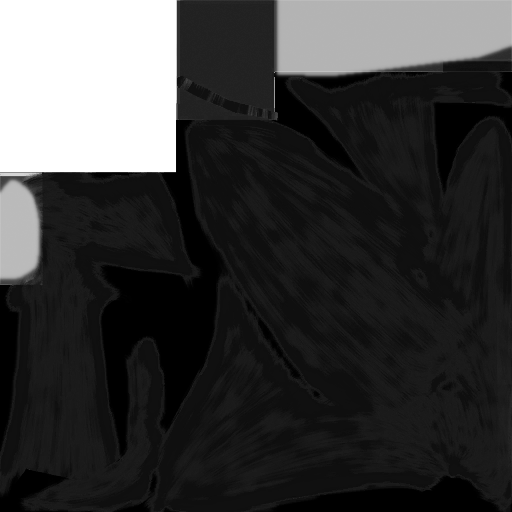
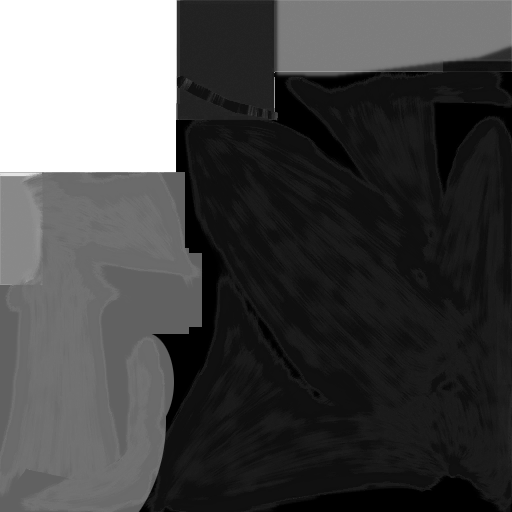
Layered file, before and after one edit (512×512). Changes by layer:
renamed "dark #1" to "bg", opacity 64% → 38%, blend normal → grain merge, painted on it over (0, 0, 512, 512)
